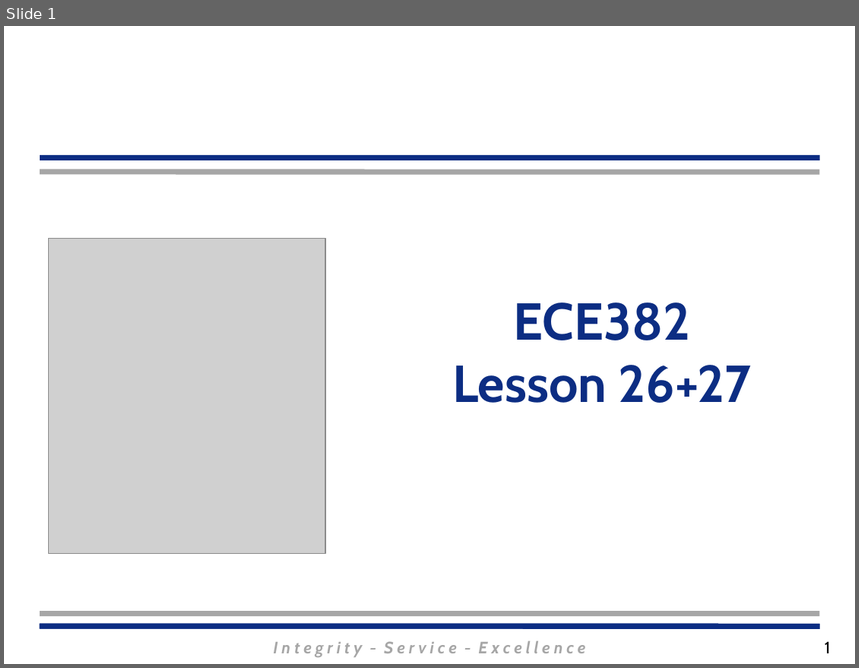
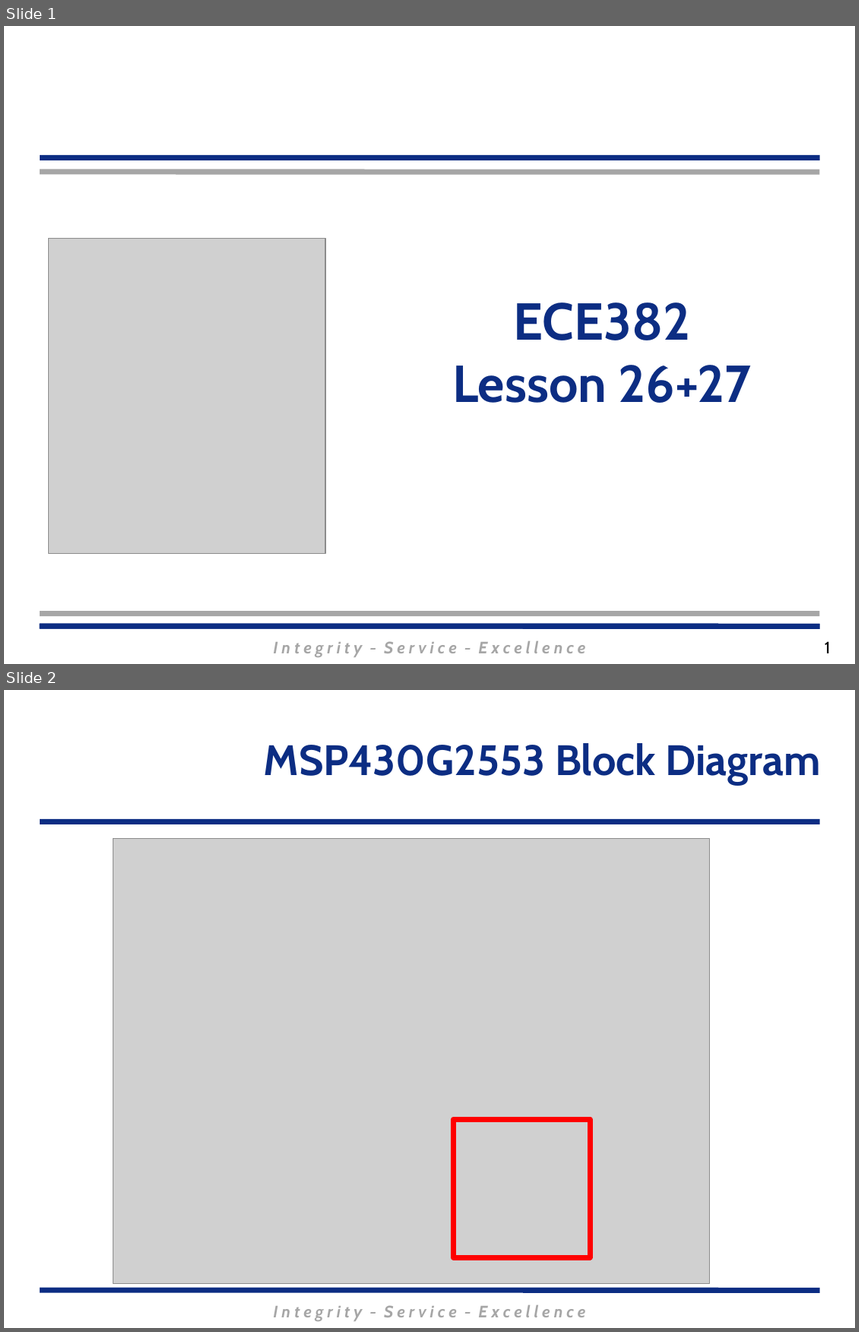
Before and after one commit to MarsUniversity/ECE382, a slide deck: source/lessons/lsn26-27/Lsn26-27.pptx. Shown one above the other, each under a label of ours: slide 1 before the commit, slides 1 and 2 after it. The pictures are 859x668 and 859x1332 pixels, drawn with LibreOffice and Linux fonts; fonts in the diff are those of the drawing; grey boxes stand for pictures; background and template pictures are left out. Boxes give left, top, right and bottom in pixels: in the first picture for what was removed or moved away, otherwise in the second. Text is boxed around its words. In the diff, an @@ line names an element or a change of style, - is before the commit and + after.

```diff
--- a/source/lessons/lsn26-27/Lsn26-27.pptx
+++ b/source/lessons/lsn26-27/Lsn26-27.pptx
@@ slide 2 added at (x1=4, y1=690, x2=855, y2=1328), background #FFFFFF; not listed: 3 template elements that a slide beside it also shows @@
@@ title added at (x1=263, y1=743, x2=821, y2=784), 36 pt, text #0C2D83, bold @@
+MSP430G2553 Block Diagram
@@ picture added at (x1=113, y1=839, x2=709, y2=1284) @@
@@ rectangle added at (x1=453, y1=1120, x2=590, y2=1258), outline #FF0000 4.5 pt @@
```
Also in this commit, not shown: 4 slides changed, 3 other slides added, 1 slide removed, 3 other files.
